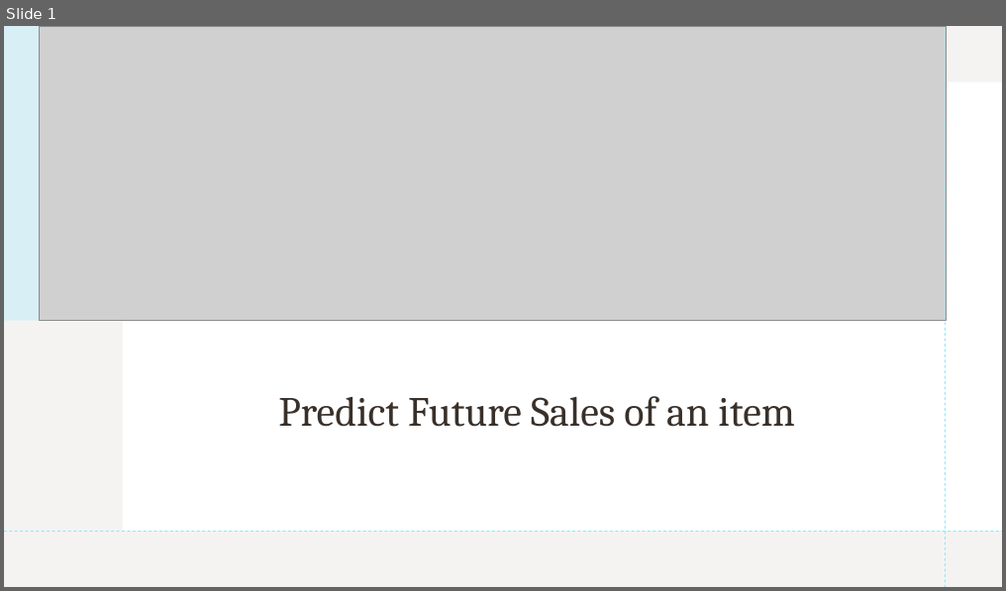
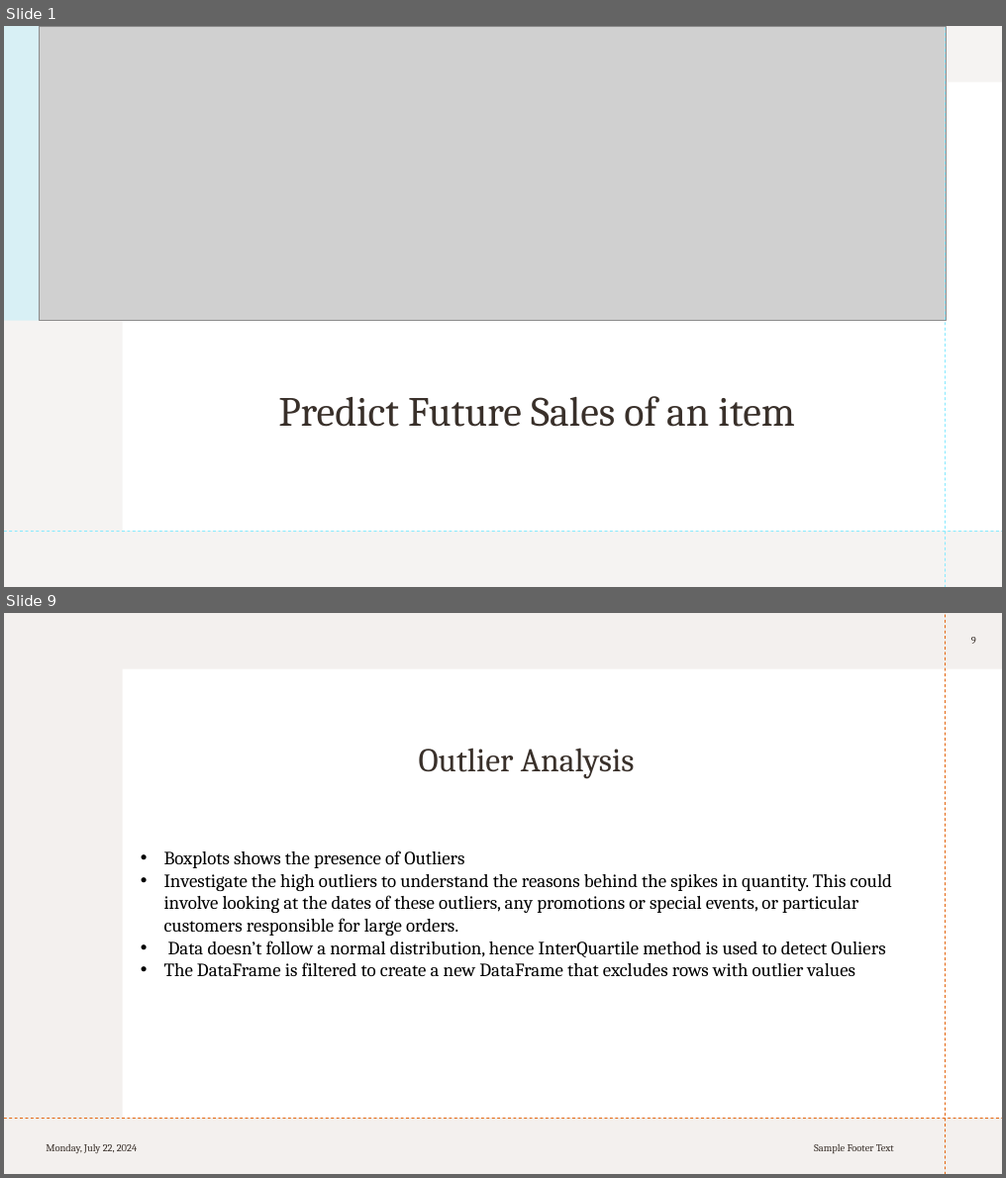
Before and after one commit to KarishmaFernandes/Forecasting-Future-Sales, a slide deck: sales Circly.pptx. Shown one above the other, each under a label of ours: slide 1 before the commit, slides 1 and 9 after it; the slides between them are not shown. The pictures are 1006x591 and 1006x1178 pixels, drawn with LibreOffice and Linux fonts; fonts in the diff are those of the drawing; grey boxes stand for pictures. Boxes give left, top, right and bottom in pixels: in the first picture for what was removed or moved away, otherwise in the second. Text is boxed around its words. In the diff, an @@ line names an element or a change of style, - is before the commit and + after.

```diff
--- a/sales Circly.pptx
+++ b/sales Circly.pptx
@@ slide 9 added at box(4, 613, 1002, 1174), background #FFFFFF; not listed: 2 template elements that a slide beside it also shows @@
@@ rectangle added at box(4, 613, 1002, 1174), fill #E5DEDB at 45% opacity @@
@@ page number added at box(971, 637, 976, 644), 10 pt, text #39302A @@
+9
@@ rectangle added at box(122, 669, 1002, 1118), fill #FFFFFF @@
@@ title added at box(419, 748, 635, 779), 32 pt, text #39302A @@
+Outlier Analysis
@@ text added at box(164, 851, 892, 977), 18 pt, text #000000 @@
+• Boxplots shows the presence of Outliers
+• Investigate the high outliers to understand the reasons behind the spikes in quantity. This could involve looking at the dates of these outliers, any promotions or special events, or particular customers responsible for large orders.
+• Data doesn’t follow a normal distribution, hence InterQuartile method is used to detect Ouliers
+• The DataFrame is filtered to create a new DataFrame that excludes rows with outlier values
@@ text added at box(46, 1145, 137, 1155), 10 pt, text #39302A @@
+Monday, July 22, 2024
@@ text added at box(814, 1145, 894, 1154), 10 pt, text #39302A @@
+Sample Footer Text
```
Also in this commit, not shown: 11 slides changed, 4 other slides added, 6 slides removed.
